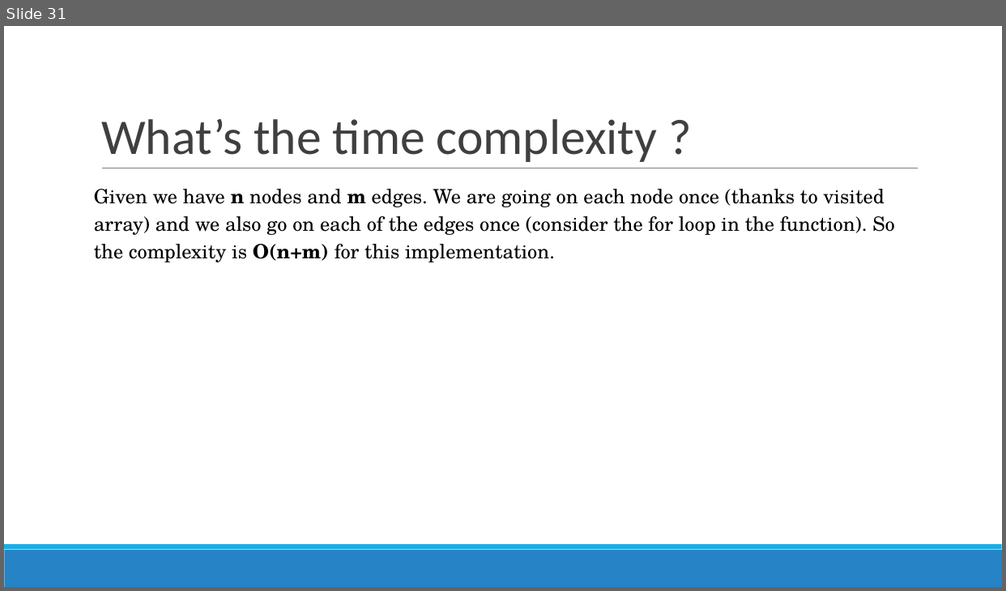
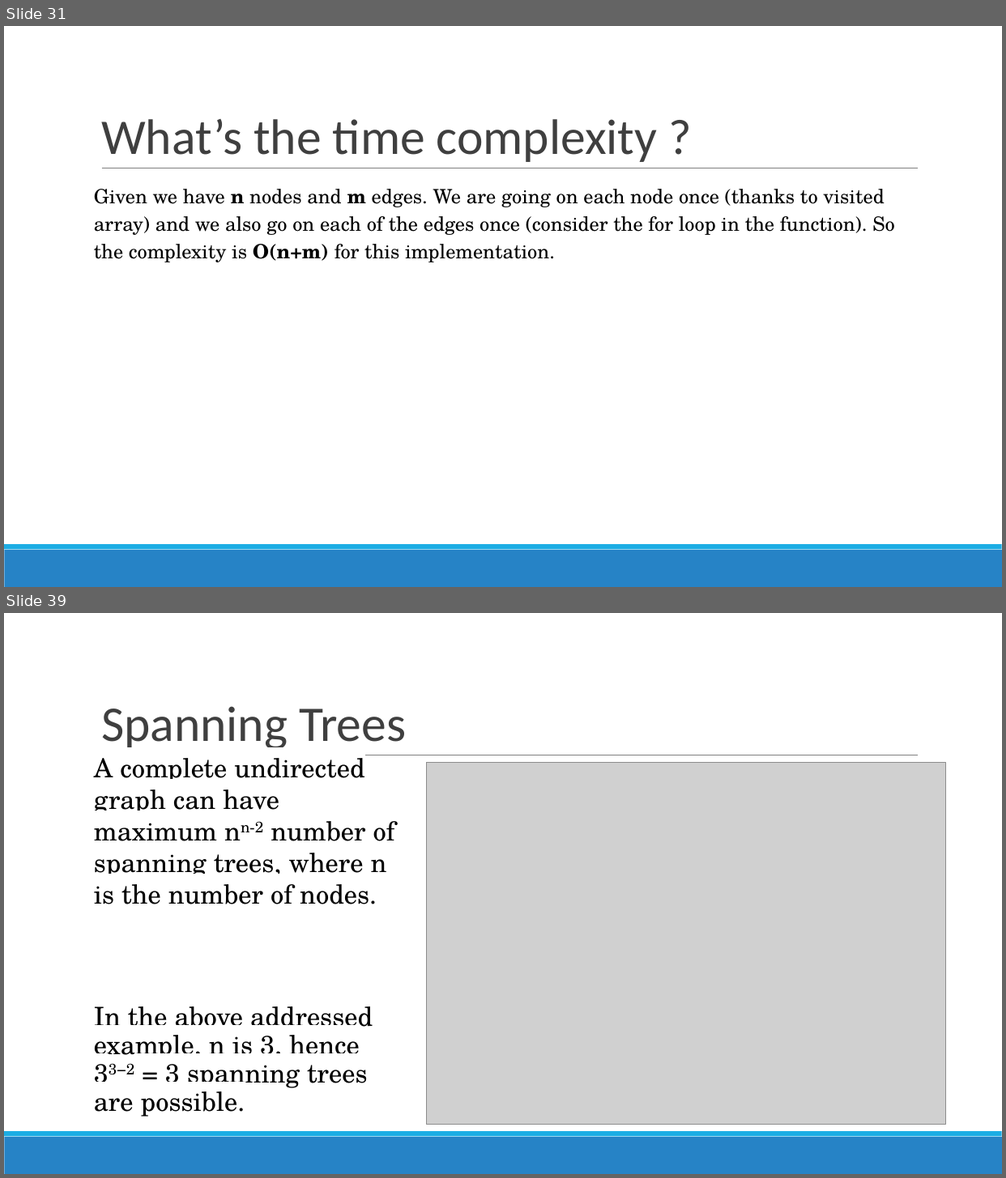
Before and after one commit to poojasabnani/DSA-for-Interviews-GirlScript-EOP, a slide deck: Day 12-13/Graphs.pptx. Shown one above the other, each under a label of ours: slide 31 before the commit, slides 31 and 39 after it; the slides between them are not shown. The pictures are 1006x591 and 1006x1178 pixels, drawn with LibreOffice and Linux fonts; fonts in the diff are those of the drawing; grey boxes stand for pictures. Boxes give left, top, right and bottom in pixels: in the first picture for what was removed or moved away, otherwise in the second. Text is boxed around its words. In the diff, an @@ line names an element or a change of style, - is before the commit and + after.

```diff
--- a/Day 12-13/Graphs.pptx
+++ b/Day 12-13/Graphs.pptx
@@ slide 39 added at bbox=[4, 613, 1002, 1174], background #FFFFFF; not listed: 3 template elements that a slide beside it also shows @@
@@ title added at bbox=[101, 706, 406, 747], 48 pt, text #3F3F3F @@
+Spanning Trees
@@ text added at bbox=[94, 758, 395, 1117], 25.3 pt, text #000000 @@
+A complete undirected graph can have maximum nn-2 number of spanning trees, where n is the number of nodes.
+In the above addressed example, n is 3, hence 33−2 = 3 spanning trees are possible.
@@ picture added at bbox=[426, 763, 946, 1124] @@
```
Also in this commit, not shown: 14 other slides added, 1 slide removed, 4 other files.
